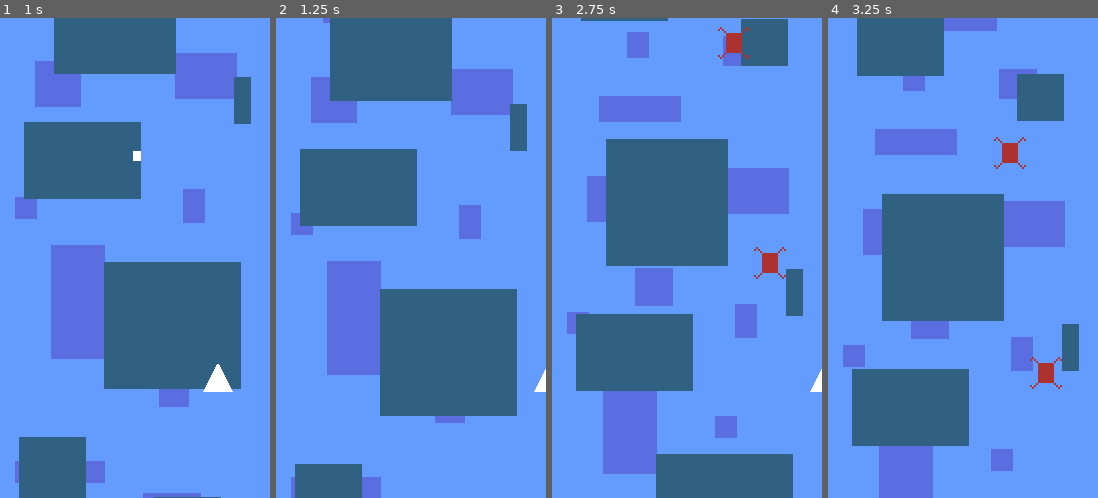
Above: before the commit, frames 1-4 (left to right).
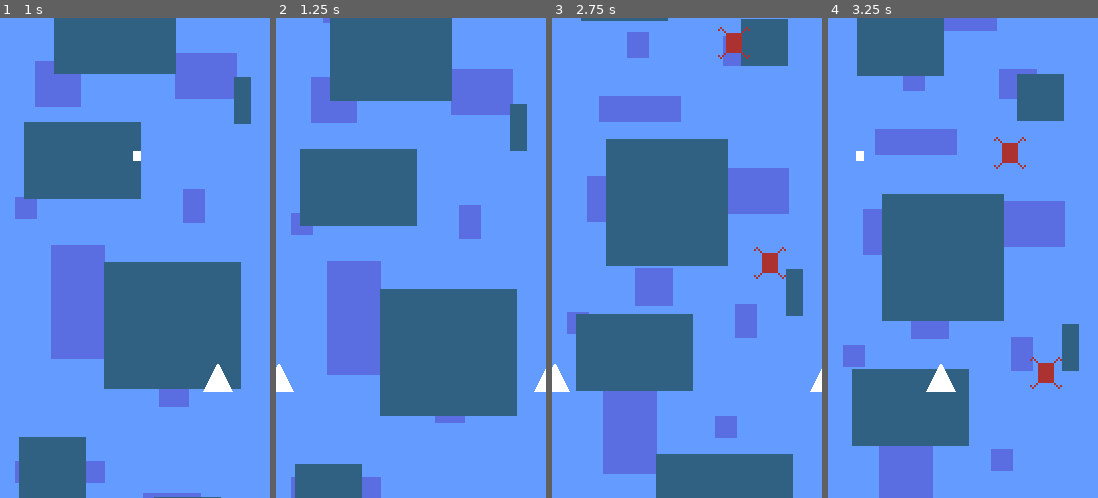
Above: after the commit, the same moments.

Repository: elektito/reverse-streak
Game: Godot game, scene res://Game.tscn
Two runs of this game, one before a commit and one after it. Both use one fixed random seed, a clock stepped at 60 frames per second and the inputs below.
Inputs:
- Up to frame 1 (1 s): hold Right (right) from 0.53 s (still down); tap Space (shoot) at 0.6 s
- Up to frame 2 (1.25 s): keep holding Right (right)
- Up to frame 3 (2.75 s): release Right (right) at 1.28 s; hold Left (left) 1.28-2.03 s; tap Space (shoot) at 1.35, 2.1 s; hold Right (right) from 2.03 s (still down)
- Up to frame 4 (3.25 s): keep holding Right (right); tap Space (shoot) at 2.85 s

Frame 1 is identical in both runs. In frame 2, 0.2% of the frame differs, in the area x 0-7%, y 72-78%; in frame 3, 0.2%; in frame 4, 0.4%, in the area x 10-48%, y 27-78%.

Commit message:
Add wrap-around

Diff:
--- a/Ship.gd
+++ b/Ship.gd
@@ -1,10 +1,46 @@
 extends Area2D
+
+export (Vector2) var game_screen_size := Vector2(ProjectSettings.get('display/window/size/width'), ProjectSettings.get('display/window/size/height'))
 
 var size := Vector2.ZERO setget set_size, get_size
 
-onready var sprite = $sprite
+onready var sprite: Sprite = $sprite
+onready var shape: CollisionPolygon2D = $shape
+var sprite_left: Sprite
+var sprite_right: Sprite
+var shape_left: CollisionPolygon2D
+var shape_right: CollisionPolygon2D
+
+
+func _ready():
+	# add extra sprites/shapes to the left and right to create an illusion of
+	# wrap-around
+	sprite_left = sprite.duplicate()
+	sprite_left.position.x = -game_screen_size.x
+	add_child(sprite_left)
+
+	shape_left = shape.duplicate()
+	shape_left.position.x = -game_screen_size.x
+	add_child(shape_left)
+
+	sprite_right = sprite.duplicate()
+	sprite_right.position.x = game_screen_size.x
+	add_child(sprite_right)
+
+	shape_right = shape.duplicate()
+	shape_right.position.x = game_screen_size.x
+	add_child(shape_right)
+
+
+func _process(delta):
+	if position.x < -size.x / 2:
+		position.x += game_screen_size.x
+	if position.x > game_screen_size.x + size.x / 2:
+		position.x -= game_screen_size.x
+
 
 func set_size(value: Vector2):
+	# property can't be set
 	pass
 
 
